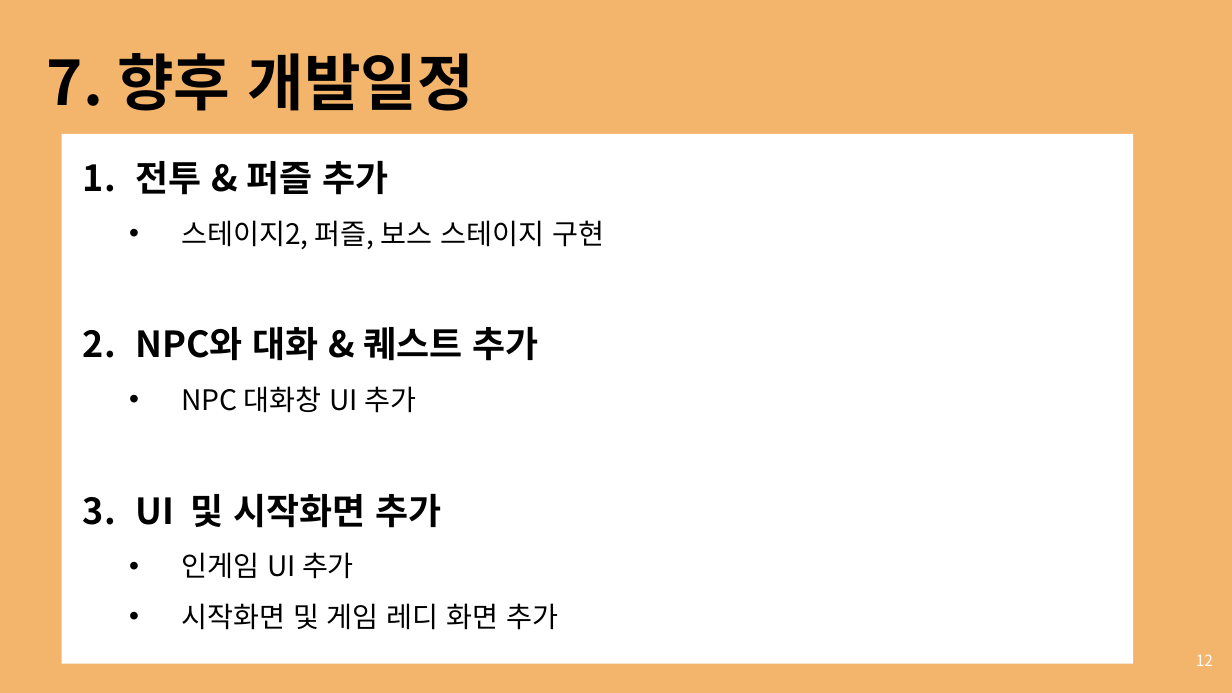
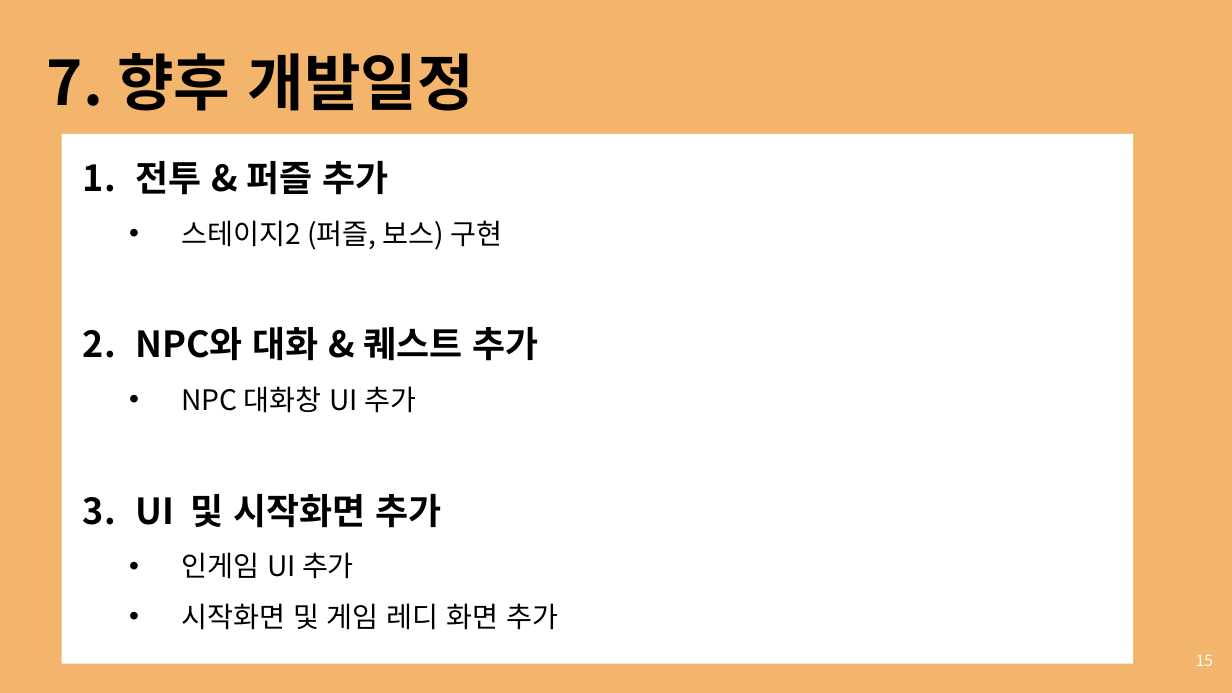
Before and after one commit to rg7155/2022_GraduationProject, a slide deck: slide 15 of 발표자료/2. 중간발표/의뢰인_윤성주, 최경훈.pptx (slide 12 before the commit). Drawn at 1232x693 pixels with LibreOffice and Linux fonts; fonts in the diff are those of the drawing. Boxes give left, top, right and bottom in pixels: in the first picture for what was removed or moved away, otherwise in the second. Text is boxed around its words. In the diff, an @@ line names an element or a change of style, - is before the commit and + after.

```diff
--- a/발표자료/2. 중간발표/의뢰인_윤성주, 최경훈.pptx
+++ b/발표자료/2. 중간발표/의뢰인_윤성주, 최경훈.pptx
@@ text at [181, 220, 502, 250]: text changed @@
-  • 스테이지2, 퍼즐, 보스 스테이지 구현
+  • 스테이지2 (퍼즐, 보스) 구현
@@ page number at [1196, 655, 1213, 666]: text changed @@
-12
+15
```
Also in this commit, not shown: 8 other slides changed, 3 slides added, 2 other files.
